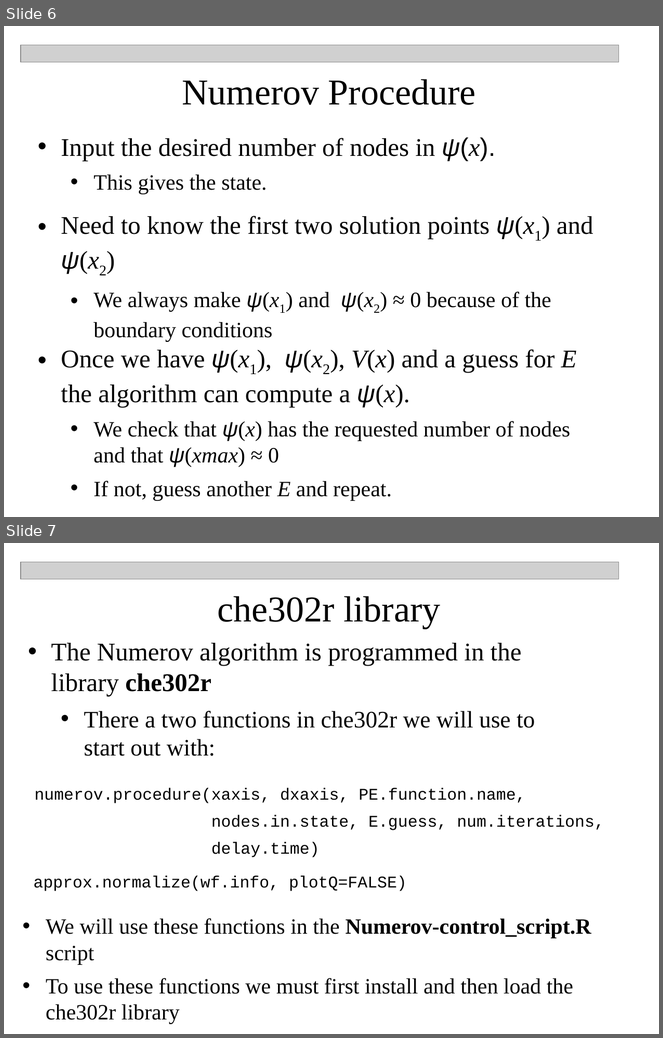
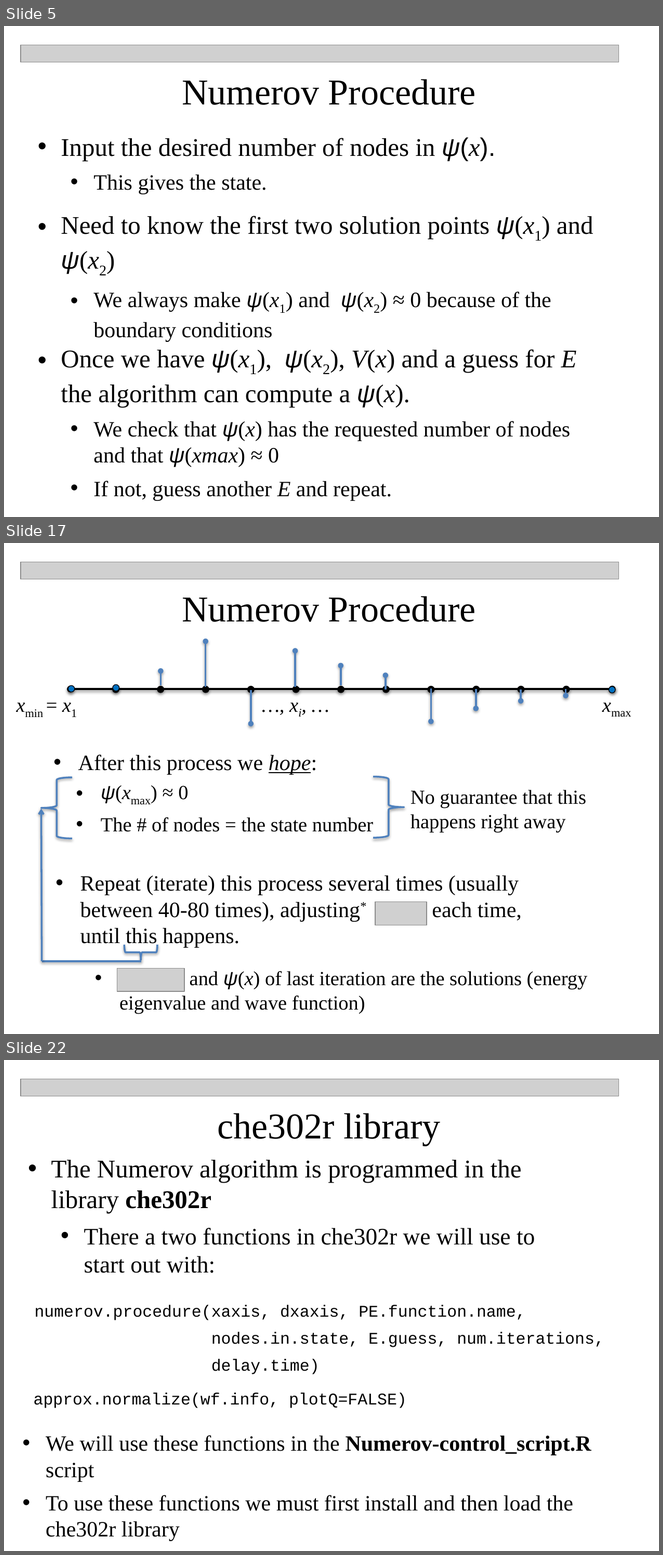
Before and after one commit to npetraco/CHE302, a slide deck: Laboratories/Lab2/Numerov_Workshop.pptx. Shown one above the other, each under a label of ours: slides 6 and 7 before the commit, slides 5, 17 and 22 after it; the slides between them are not shown. The pictures are 663x1038 and 663x1555 pixels, drawn with LibreOffice and Linux fonts; fonts in the diff are those of the drawing; grey boxes stand for pictures. Boxes give left, top, right and bottom in pixels: in the first picture for what was removed or moved away, otherwise in the second. Text is boxed around its words. In the diff, an @@ line names an element or a change of style, - is before the commit and + after.

```diff
--- a/Laboratories/Lab2/Numerov_Workshop.pptx
+++ b/Laboratories/Lab2/Numerov_Workshop.pptx
@@ slide 17 added at bbox=[4, 543, 659, 1034], background #FFFFFF @@
@@ picture added at bbox=[21, 562, 619, 580] @@
@@ text added at bbox=[182, 596, 476, 622], 40 pt, text #000000 @@
+Numerov Procedure
@@ arrow added from (206, 687) to (206, 641), #4F81BD 2 pt @@
@@ arrow added from (296, 687) to (296, 651), #4F81BD 2 pt @@
@@ arrow added from (341, 685) to (341, 666), #4F81BD 2 pt @@
@@ arrow added from (161, 686) to (161, 671), #4F81BD 2 pt @@
@@ arrow added from (385, 690) to (385, 676), #4F81BD 2 pt @@
@@ text added at bbox=[10, 689, 89, 720], 22 pt, text #000000 @@
+xmin = x1
@@ ellipse added at bbox=[68, 686, 75, 692], fill #0070C0, outline #000000 0.75 pt @@
@@ ellipse added at bbox=[113, 684, 119, 691], fill #0070C0, outline #000000 0.75 pt @@
@@ arrow added from (251, 691) to (251, 724), #4F81BD 2 pt @@
@@ text added at bbox=[256, 689, 337, 719], 22 pt, text #000000, italic @@
+…, xi, …
@@ arrow added from (431, 689) to (431, 721), #4F81BD 2 pt @@
@@ arrow added from (476, 689) to (476, 709), #4F81BD 2 pt @@
@@ arrow added from (521, 690) to (521, 701), #4F81BD 2 pt @@
@@ group added at bbox=[70, 686, 613, 693]: 11 ellipses, 1 double arrow @@
@@ arrow added from (566, 689) to (566, 696), #4F81BD 2 pt @@
@@ text added at bbox=[596, 689, 642, 719], 22 pt, text #000000 @@
+xmax
@@ ellipse added at bbox=[609, 687, 616, 693], fill #0070C0, outline #000000 0.75 pt @@
@@ text added at bbox=[78, 755, 317, 775], 24 pt, text #000000 @@
+• After this process we hope:
@@ right brace added at bbox=[41, 778, 72, 838], outline #4F81BD 2 pt @@
@@ text added at bbox=[101, 785, 188, 804], 22 pt, text #000000 @@
+• ψ(xmax) ≈ 0
@@ right brace added at bbox=[374, 777, 404, 838], outline #4F81BD 2 pt @@
@@ text added at bbox=[411, 790, 587, 833], 22 pt, text #000000 @@
+No guarantee that this happens right away
@@ arrow added from (42, 962) to (41, 809), #4F81BD 2 pt @@
@@ text added at bbox=[101, 818, 373, 832], 22 pt, text #000000 @@
+• The # of nodes = the state number
@@ text added at bbox=[80, 876, 522, 948], 24 pt, text #000000 @@
+• Repeat (iterate) this process several times (usually between 40-80 times), adjusting* each time, until this happens.
@@ picture added at bbox=[375, 902, 427, 926] @@
@@ right brace added at bbox=[125, 944, 157, 961], outline #4F81BD 2 pt @@
@@ line added from (142, 962) to (42, 962), #4F81BD 2 pt @@
@@ picture added at bbox=[117, 969, 185, 992] @@
@@ text added at bbox=[119, 971, 588, 1014], 22 pt, text #000000 @@
+• and ψ(x) of last iteration are the solutions (energy eigenvalue and wave function)
@@ what was slide 6 is now slide 5 @@
@@ what was slide 7 is now slide 22 @@
```
Also in this commit, not shown: 2 slides changed, 15 other slides added, 2 slides removed, 1 other file.
